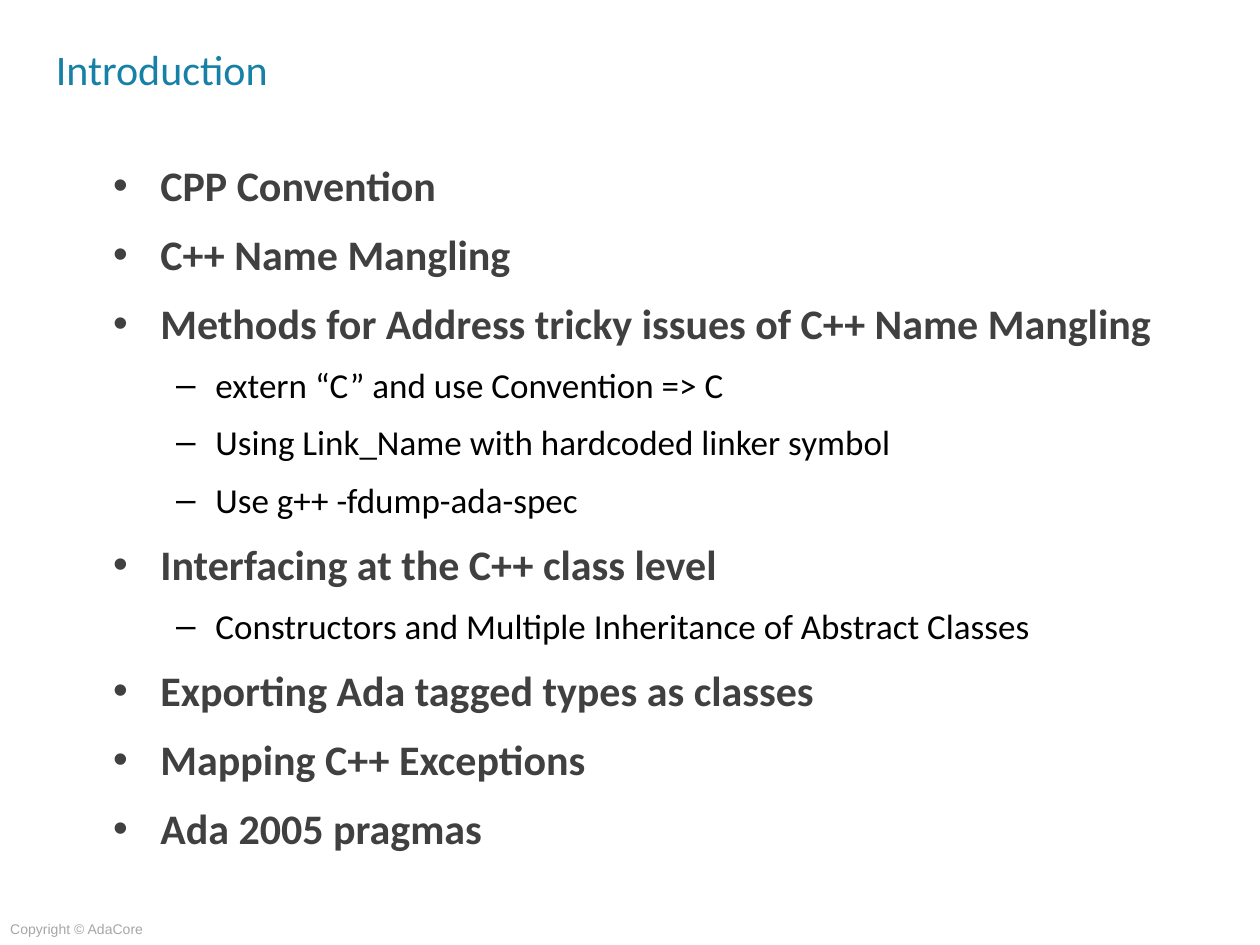
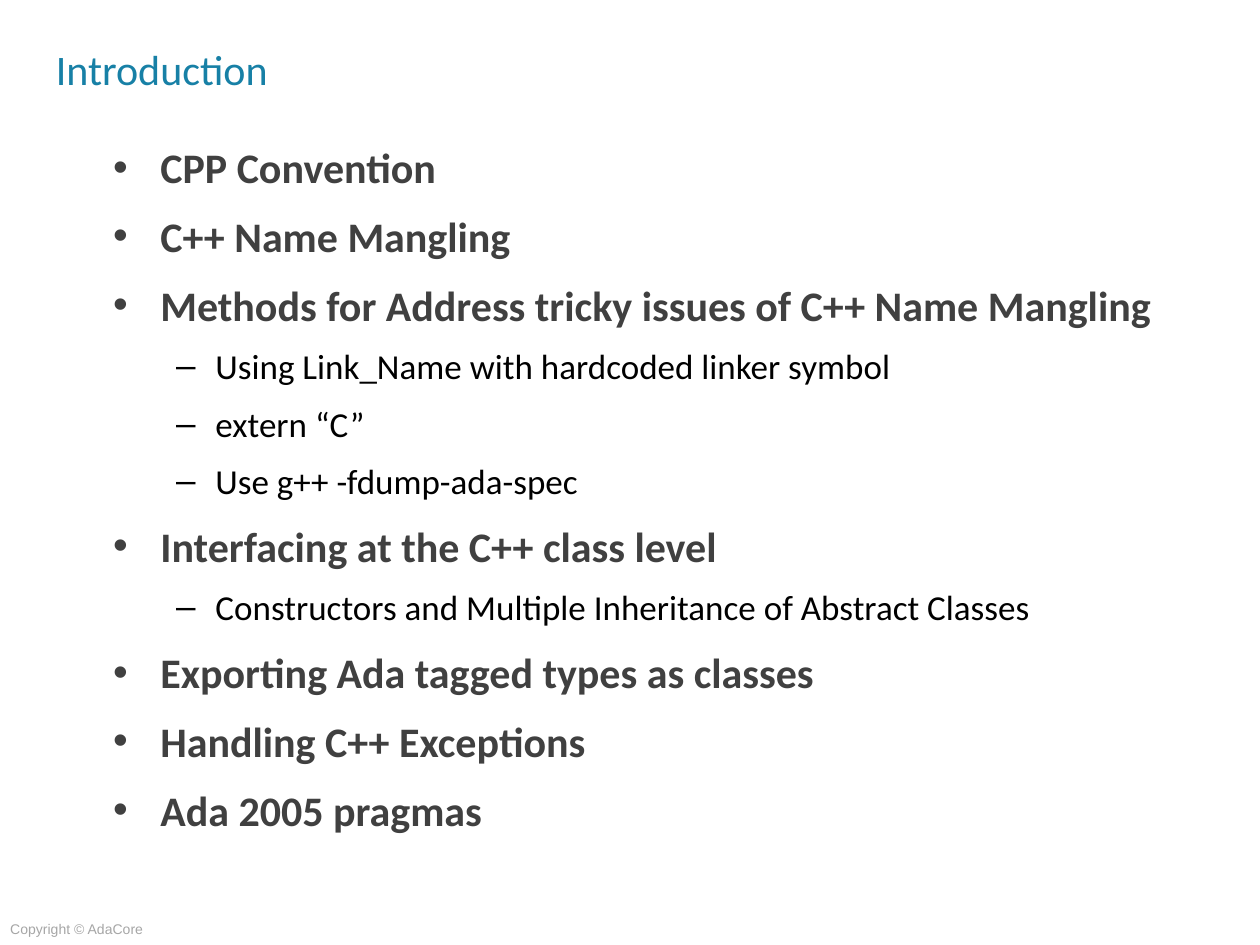
Before and after one commit to AdaCoreU/Courses, a slide deck: slide 2 of lectures/04_Mixed_Language_Programming_In_Ada/03_Ada_and_C++/Slides/03_Ada_and_C++.pptx. Drawn at 1260x945 pixels with LibreOffice and Linux fonts; fonts in the diff are those of the drawing; background and template pictures are left out. Boxes give left, top, right and bottom in pixels: in the first picture for what was removed or moved away, otherwise in the second. Text is boxed around its words. In the diff, an @@ line names an element or a change of style, - is before the commit and + after.

Commit message:
Added new slides to Slides/03_Ada_and_C++.pptx

```diff
--- a/lectures/04_Mixed_Language_Programming_In_Ada/03_Ada_and_C++/Slides/03_Ada_and_C++.pptx
+++ b/lectures/04_Mixed_Language_Programming_In_Ada/03_Ada_and_C++/Slides/03_Ada_and_C++.pptx
@@ text "CPP Convention": place and size @@
-text "CPP Convention" at (160, 171, 1151, 851)
+text "CPP Convention" at (160, 153, 1151, 833)
@@ text at (215, 373, 724, 399): paragraph removed @@
-  – extern “C” and use Convention => C
@@ text at (215, 412, 364, 438): paragraph added @@
+  – extern “C”
@@ text at (160, 727, 585, 764): text changed @@
-• Mapping C++ Exceptions
+• Handling C++ Exceptions
```
Also in this commit, not shown: 5 other slides changed, 27 slides added, 4 slides removed.
